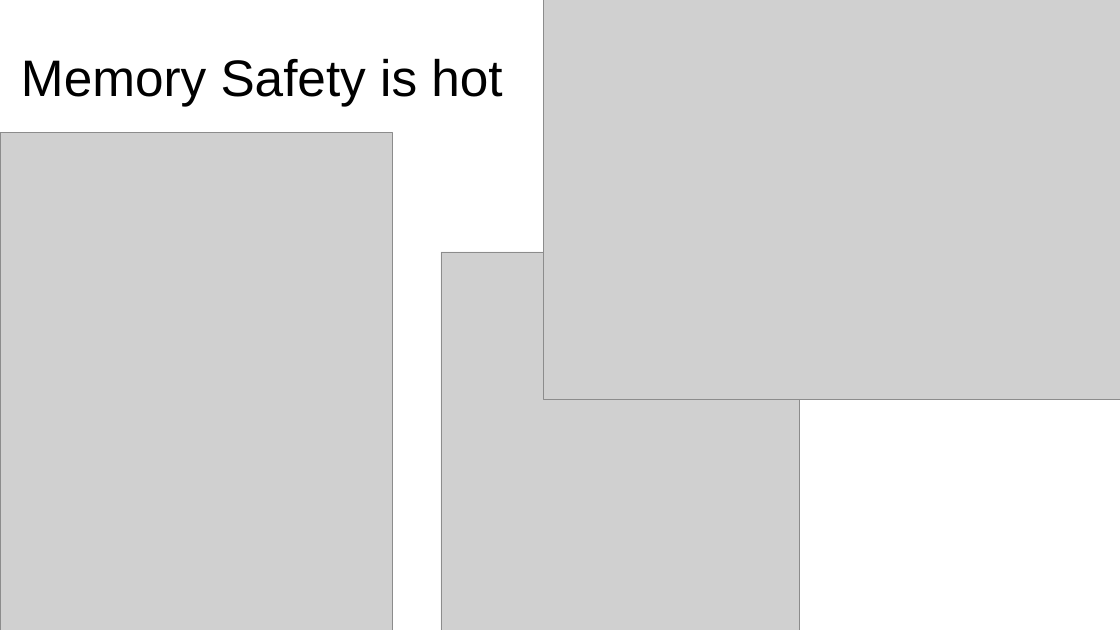
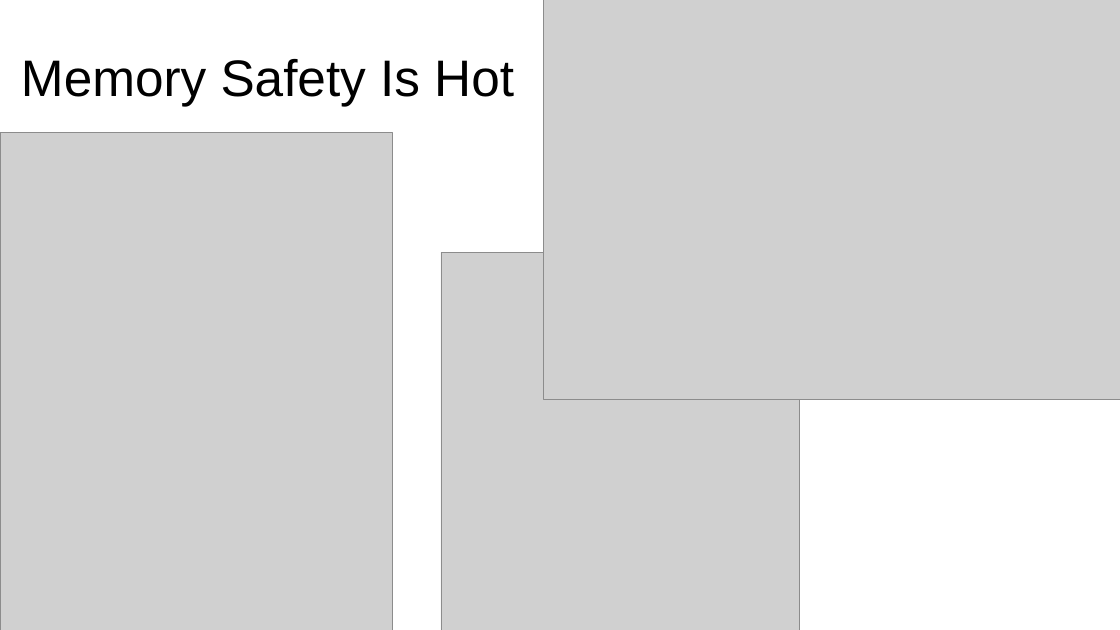
Before and after one commit to LongArmMcGee/cpp-safety, a slide deck: slide 3 of images/safe_cpp_graphics.pptx. Drawn at 1120x630 pixels with LibreOffice and Linux fonts; fonts in the diff are those of the drawing; grey boxes stand for pictures. Boxes give left, top, right and bottom in pixels: in the first picture for what was removed or moved away, otherwise in the second. Text is boxed around its words. In the diff, an @@ line names an element or a change of style, - is before the commit and + after.

```diff
--- a/images/safe_cpp_graphics.pptx
+++ b/images/safe_cpp_graphics.pptx
@@ title at [21,59,514,106]: text changed @@
-Memory Safety is hot
+Memory Safety Is Hot
```
Also in this commit, not shown: 11 other slides changed, 3 slides added, 1 slide removed, 1 other file.
